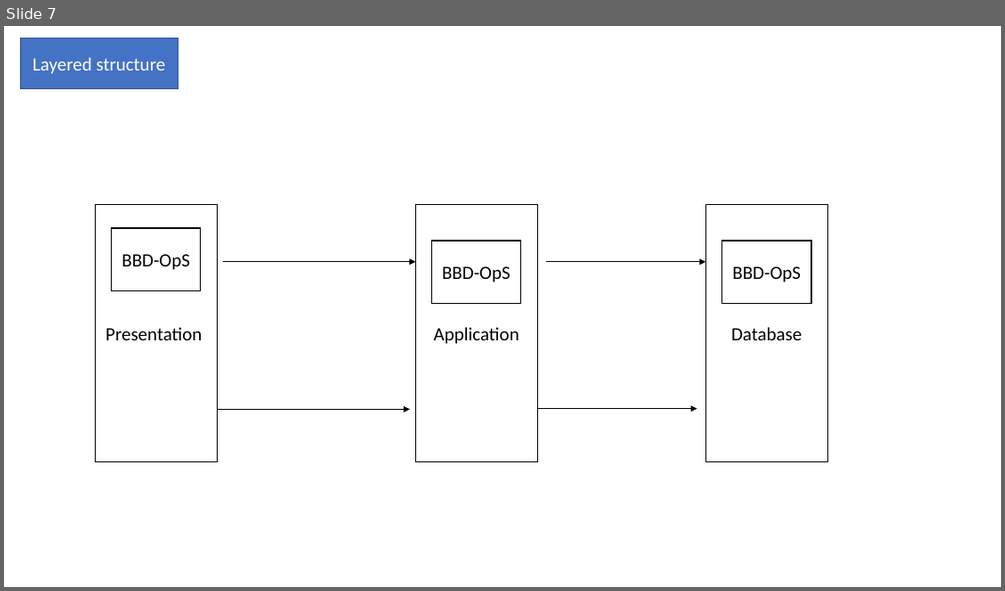
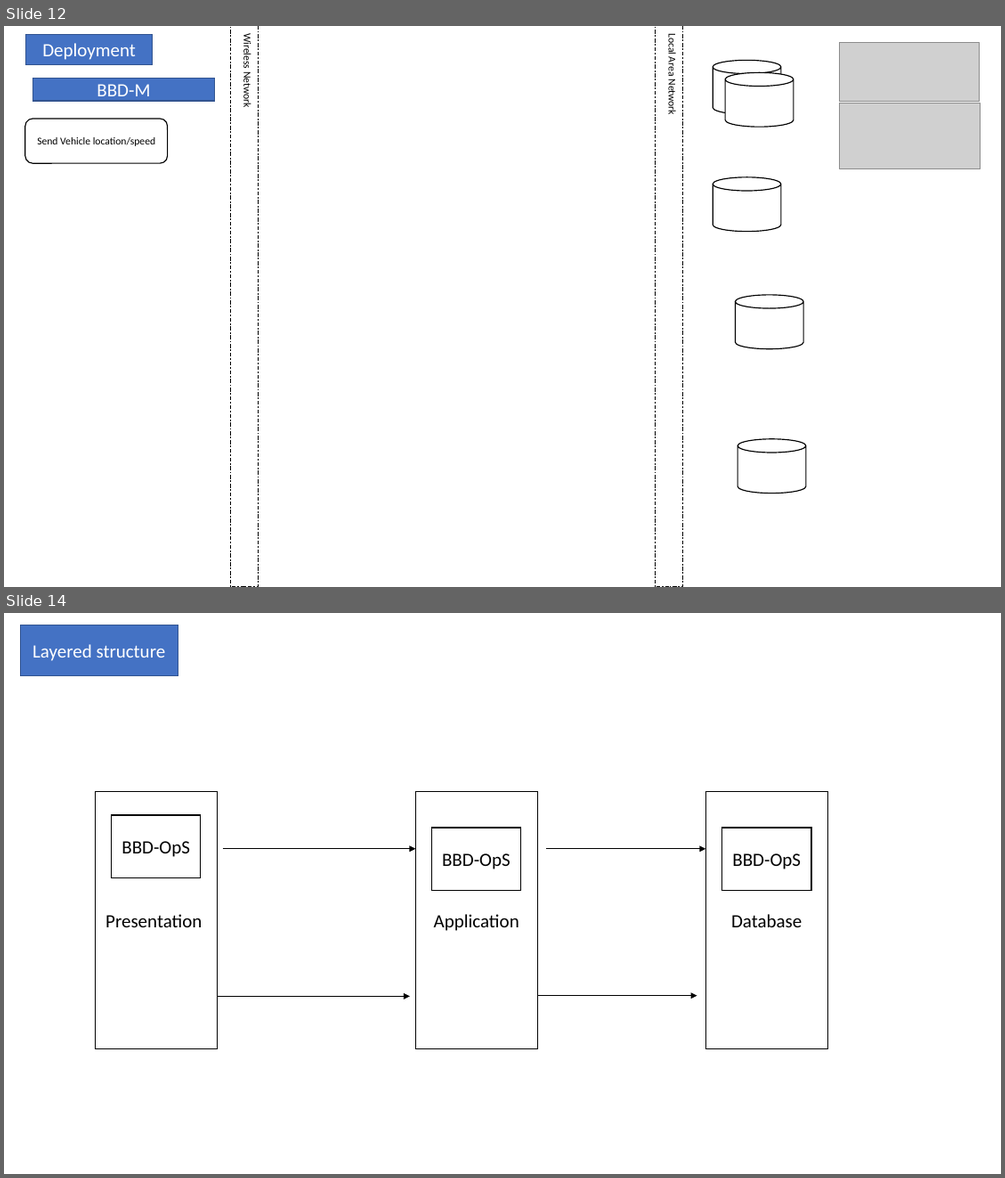
Before and after one commit to st970703/Software_Architecture_Report, a slide deck: Big Brother Driver Diagrams.pptx. Shown one above the other, each under a label of ours: slide 7 before the commit, slides 12 and 14 after it; the slides between them are not shown. The pictures are 1005x591 and 1005x1178 pixels, drawn with LibreOffice and Linux fonts; fonts in the diff are those of the drawing; grey boxes stand for pictures. Boxes give left, top, right and bottom in pixels: in the first picture for what was removed or moved away, otherwise in the second. Text is boxed around its words. In the diff, an @@ line names an element or a change of style, - is before the commit and + after.

Commit message:
working on deployment

```diff
--- a/Big Brother Driver Diagrams.pptx
+++ b/Big Brother Driver Diagrams.pptx
@@ slide 12 added at (x1=4, y1=26, x2=1001, y2=587), background #FFFFFF @@
@@ rectangle added at (x1=26, y1=34, x2=152, y2=65), fill #4472C4, outline #325491 1 pt, 18 pt, text #FFFFFF @@
+Deployment
@@ rectangle added at (x1=230, y1=26, x2=258, y2=587), outline #000000 0.75 pt dashed, 10 pt, text #000000 @@
+Wireless Network
@@ rectangle added at (x1=655, y1=26, x2=683, y2=587), outline #000000 0.75 pt dashed, 10 pt, text #000000 @@
+Local Area Network
@@ picture added at (x1=840, y1=42, x2=979, y2=102) @@
@@ rectangle added at (x1=33, y1=79, x2=214, y2=101), fill #4472C4, outline #325491 1 pt, 18 pt, text #FFFFFF @@
+BBD-M
@@ cylinder added at (x1=713, y1=61, x2=781, y2=114), fill #FFFFFF, outline #000000 1 pt @@
@@ cylinder added at (x1=725, y1=72, x2=793, y2=127), fill #FFFFFF, outline #000000 1 pt @@
@@ picture added at (x1=840, y1=103, x2=979, y2=168) @@
@@ rounded rectangle added at (x1=25, y1=119, x2=167, y2=164), fill #FFFFFF, outline #000000 1 pt, 10 pt, text #000000 @@
+Send Vehicle location/speed
@@ cylinder added at (x1=713, y1=177, x2=781, y2=231), fill #FFFFFF, outline #000000 1 pt @@
@@ cylinder added at (x1=736, y1=295, x2=803, y2=348), fill #FFFFFF, outline #000000 1 pt @@
@@ cylinder added at (x1=737, y1=439, x2=806, y2=492), fill #FFFFFF, outline #000000 1 pt @@
@@ what was slide 7 is now slide 14 @@
```
Also in this commit, not shown: 6 slides changed, 6 other slides added, 1 other file.
